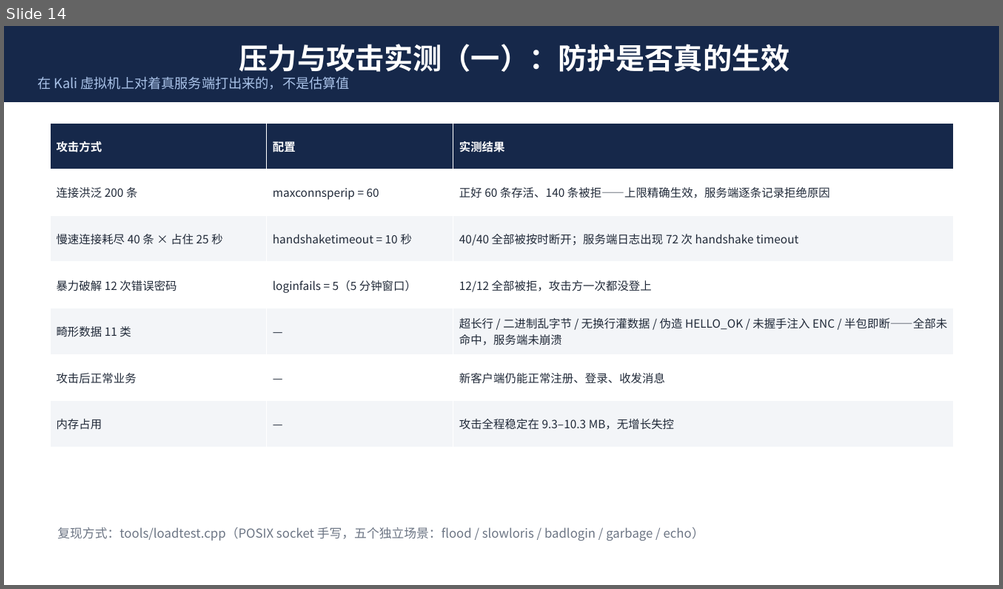
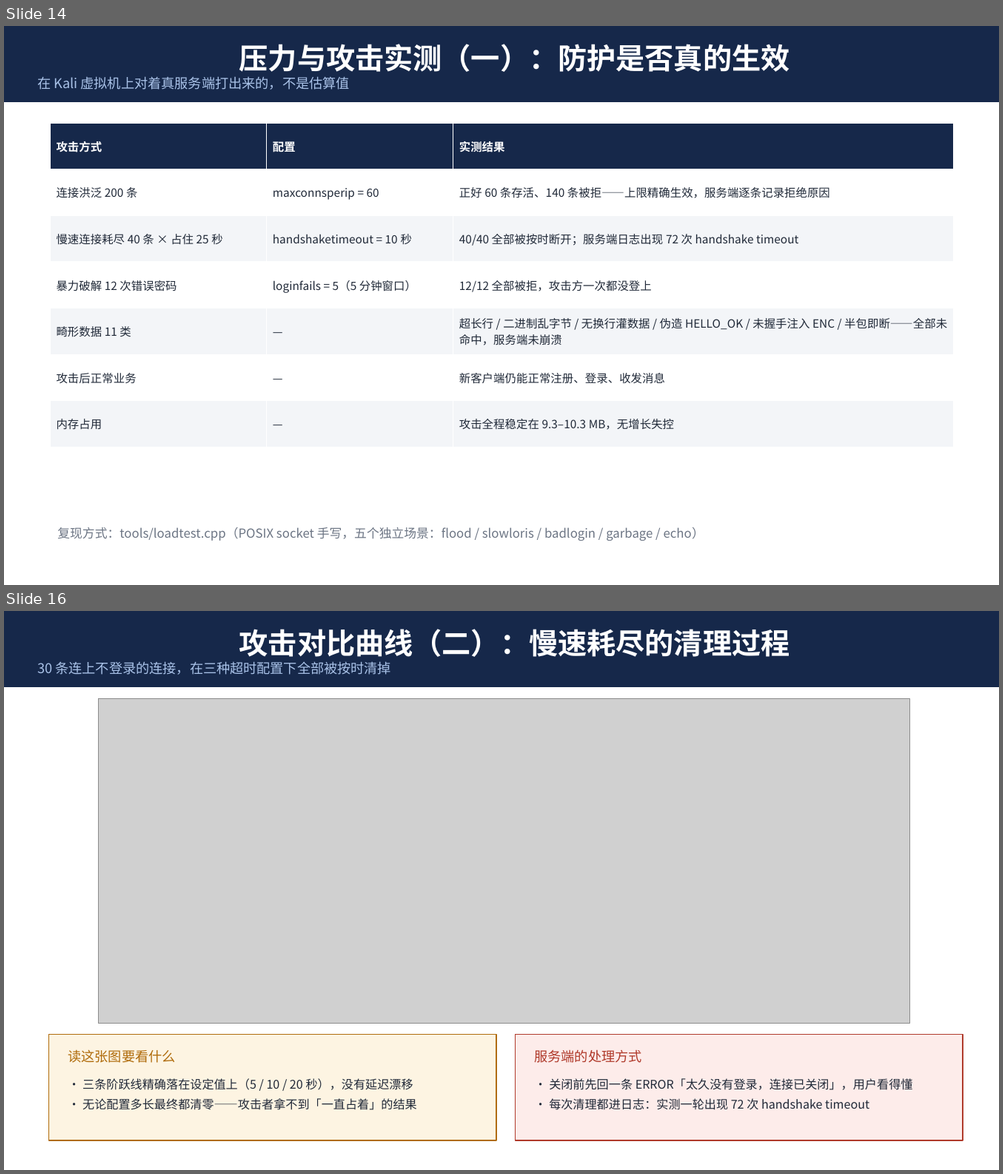
Before and after one commit to dongfang20101113/DChat, a slide deck: dchat-项目介绍.pptx. Shown one above the other, each under a label of ours: slide 14 before the commit, slides 14 and 16 after it; the slides between them are not shown. The pictures are 1003x589 and 1003x1174 pixels, drawn with LibreOffice and Linux fonts; fonts in the diff are those of the drawing; grey boxes stand for pictures. Boxes give left, top, right and bottom in pixels: in the first picture for what was removed or moved away, otherwise in the second. Text is boxed around its words. In the diff, an @@ line names an element or a change of style, - is before the commit and + after.

Commit message:
docs: PPT 合并成一份（24 页动画版），去掉历史遗留的重复文件
之前因为 PowerPoint 一直开着两个旧 pptx，写入被拦，只能以新文件名交付，
结果目录里堆了三份。现在统一成一份：

  dchat-项目介绍.pptx   24 页 / 850 KB / 24 页有动画 / 117 个淡入效果
    （内容 = 之前交付的 v3）

  - dchat-项目介绍-v3.pptx     删除（内容已并入上面的文件）
  - dchat-项目介绍-动画版.pptx  从 git 移除跟踪（本地文件被 PowerPoint 占着删不掉，
    关闭后可直接删除）

tools/make_ppt.py 的默认输出名改回 dchat-项目介绍.pptx，不再生成 v3 后缀。

```diff
--- a/dchat-项目介绍.pptx
+++ b/dchat-项目介绍.pptx
@@ slide 16 added at (4, 611, 999, 1170), background #FFFFFF @@
@@ rectangle added at (4, 611, 999, 687), fill #16284A, 13 pt, text #A9C2E8 @@
+攻击对比曲线（二）：慢速耗尽的清理过程
+30 条连上不登录的连接，在三种超时配置下全部被按时清掉
@@ picture added at (98, 699, 910, 1024) @@
@@ rectangle added at (48, 1035, 496, 1141), fill #FDF4E2, outline #B06C0C 1.25 pt @@
@@ text added at (68, 1050, 176, 1063), 13 pt, text #B06C0C @@
+读这张图要看什么
@@ rectangle added at (515, 1035, 963, 1141), fill #FDECEA, outline #B03A2B 1.25 pt @@
@@ text added at (535, 1050, 642, 1063), 13 pt, text #B03A2B @@
+服务端的处理方式
@@ text added at (82, 1079, 417, 1111), 11.5 pt, text #202938 @@
+· 三条阶跃线精确落在设定值上（5 / 10 / 20 秒），没有延迟漂移
+· 无论配置多长最终都清零——攻击者拿不到「一直占着」的结果
@@ text added at (549, 1079, 913, 1111), 11.5 pt, text #202938 @@
+· 关闭前先回一条 ERROR「太久没有登录，连接已关闭」，用户看得懂
+· 每次清理都进日志：实测一轮出现 72 次 handshake timeout
```
Also in this commit, not shown: 4 slides changed, 2 other slides added, 2 slides removed, 1 other file.
